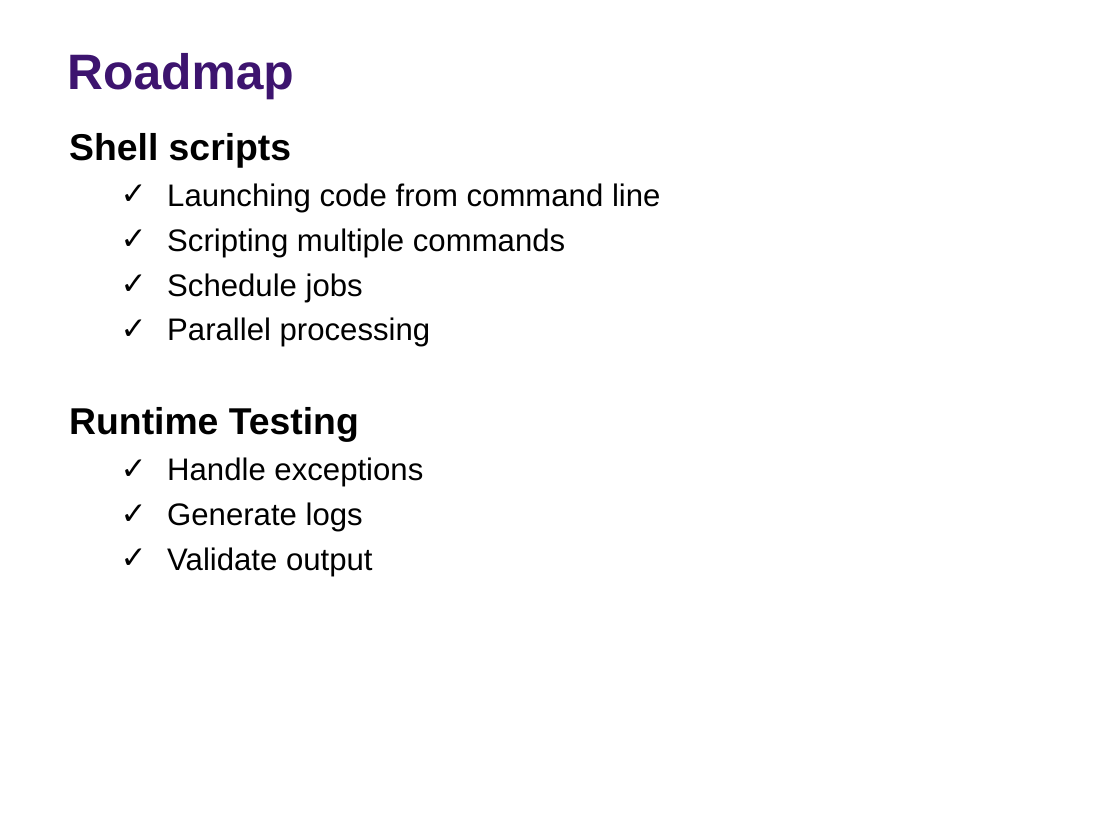
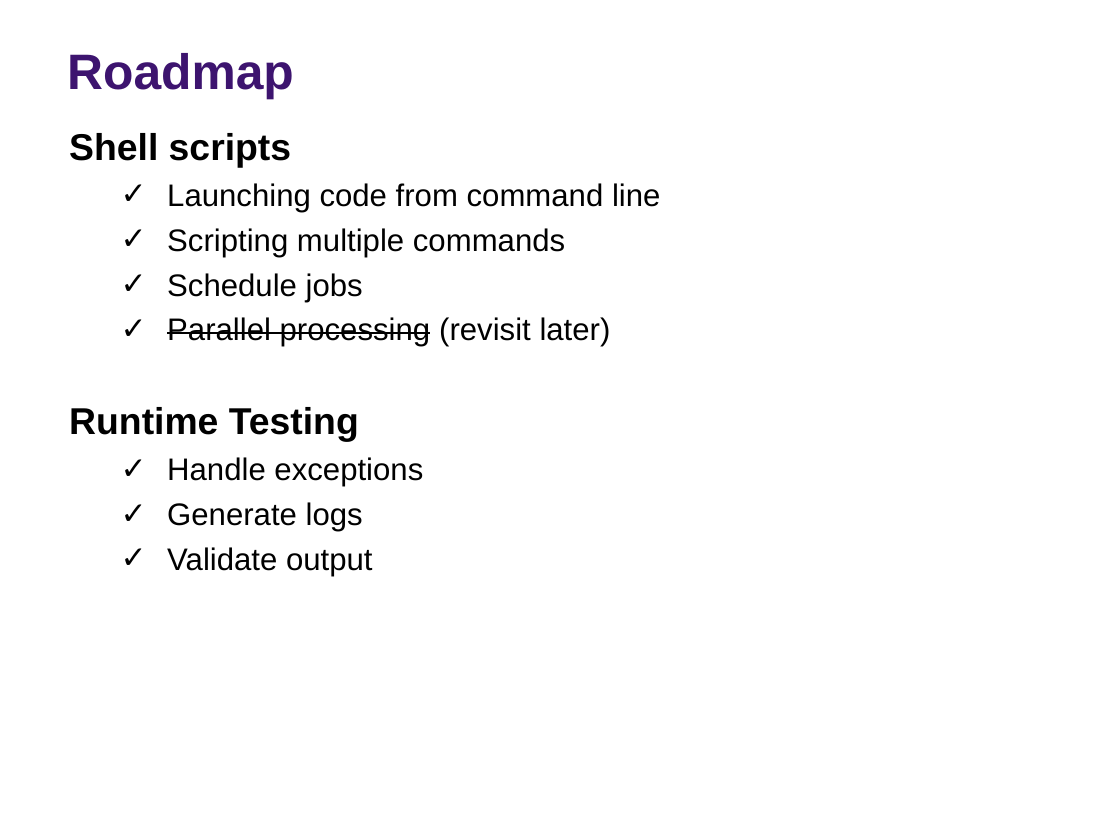
Before and after one commit to rs-kellogg/2023-phd-workshop, a slide deck: slide 5 of session-3/Session-3-Automation-Testing.pptx. Drawn at 1120x840 pixels with LibreOffice and Linux fonts; fonts in the diff are those of the drawing; background and template pictures are left out. Boxes give left, top, right and bottom in pixels: in the first picture for what was removed or moved away, otherwise in the second. Text is boxed around its words. In the diff, an @@ line names an element or a change of style, - is before the commit and + after.

```diff
--- a/session-3/Session-3-Automation-Testing.pptx
+++ b/session-3/Session-3-Automation-Testing.pptx
@@ text at bbox=[167, 317, 611, 347]: text changed @@
-  ✓ Parallel processing
+  ✓ Parallel processing (revisit later)
```
Also in this commit, not shown: 10 other slides changed, 4 slides added, 3 slides removed.
